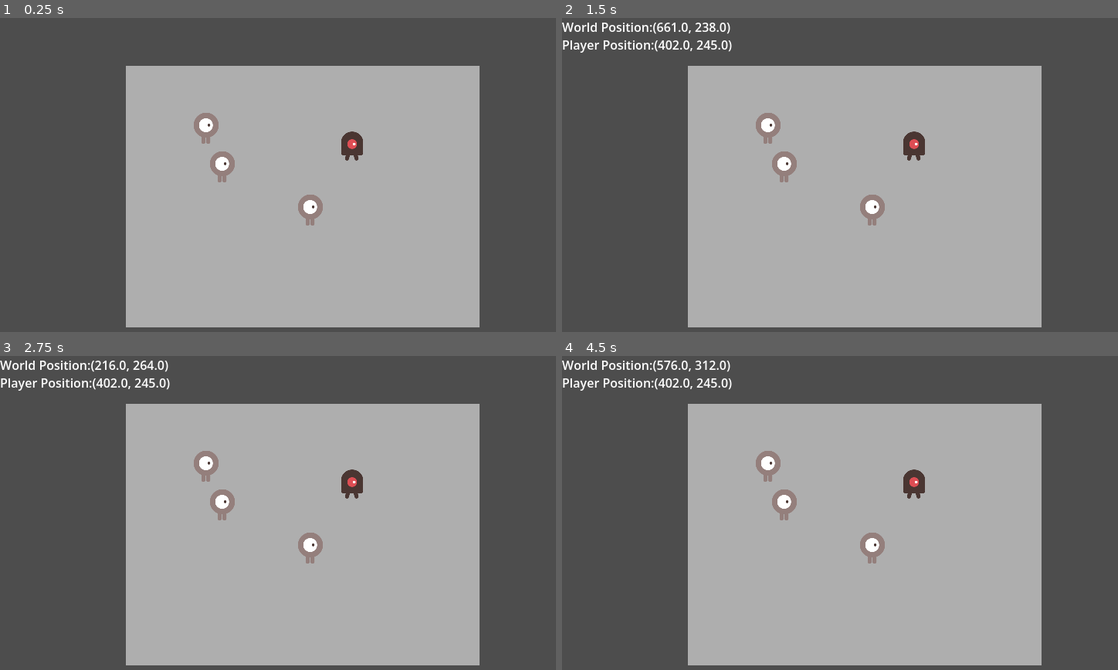
Above: before the commit, frames 1-4 (two rows, left to right).
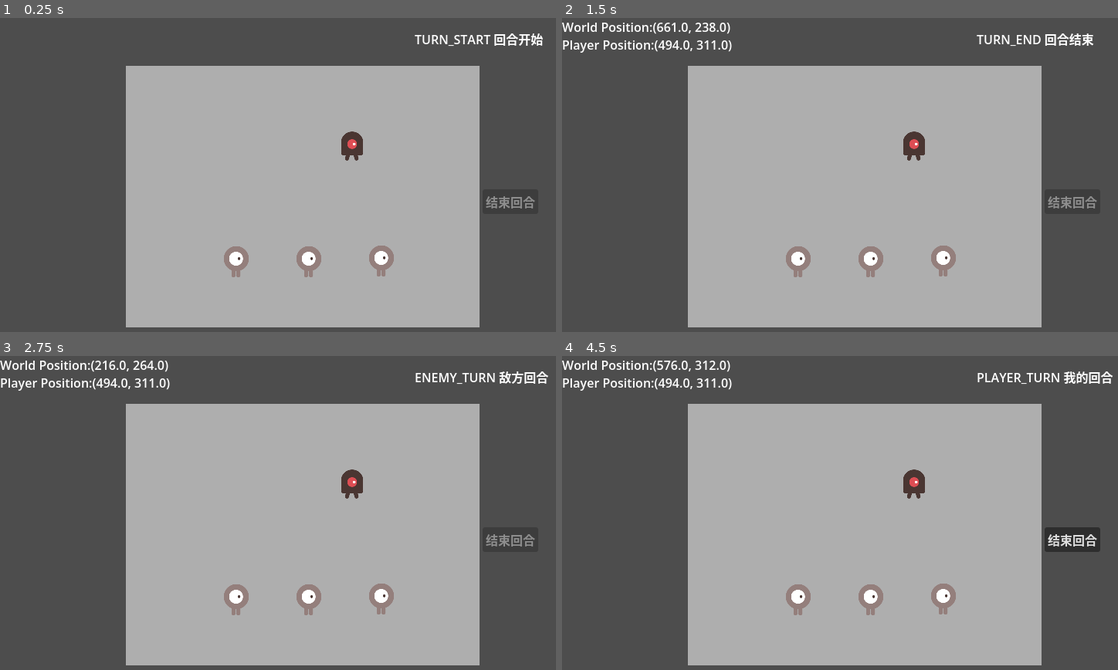
Above: after the commit, the same moments.

Repository: arrrr110/strike-shard
Game: Godot game, scene res://sences/main.tscn
Same seed, same stepped clock (60 frames per second), same inputs: the game is played once before the commit and once after it.
Inputs (mouse positions are in pixels of both pictures, inside the frame that each line leads up to):
- Up to frame 1 (0.25 s): no input
- Up to frame 2 (1.5 s): tap Enter at 0.5 s; move the mouse to (962, 184) at 0.52 s; click (962, 184) at 0.67 s; click (1073, 200) at 1.25 s, where only the run after the commit has a clickable "结束回合"
- Up to frame 3 (2.75 s): tap Space at 2 s; move the mouse to (166, 560) at 2.02 s; click (166, 560) at 2.17 s
- Up to frame 4 (4.5 s): tap Enter at 2.75 s; move the mouse to (895, 459) at 2.77 s; click (895, 459) at 2.92 s; move the mouse to (812, 616) at 3.52 s; click (812, 616) at 3.67 s; tap Space at 4.25 s; move the mouse to (1006, 597) at 4.27 s; click (1006, 597) at 4.42 s

The runs differ from the first frame. In frame 1, 2.4% of the frame differs, in the area x 34-98%, y 4-83%; in frame 2, 2.5%; in frame 3, 2.5%; in frame 4, 3.1%, in the area x 18-100%, y 4-83%.

Commit message:
回合机制建立，并更新设计文档

Diff:
--- /dev/null
+++ b/scripts/game_flow.gd
@@ -0,0 +1,249 @@
+extends Node
+
+## 回合阶段机。
+##
+## 阶段图（本期只做回合级；选中/蓄力仍归 TurnController 自己管，不是阶段）：
+##
+##   TURN_START ─(停留 1s + 全场静止)→ PLAYER_TURN
+##   PLAYER_TURN ─┬─(发射)→ MOTION ─(全场静止)→ PLAYER_TURN
+##                └─(点结束回合 且 全场静止)→ TURN_END
+##   TURN_END ─(停留 1s)→ ENEMY_TURN ─(停留 1s)→ TURN_START
+##
+## 两条来自 design/10-turn/DESIGN.md 的硬规矩：
+##   · 每物理帧至多推进一条边（红线 #3，用 if 不用 while），防帧内级联自激
+##   · 输入许可集中在这一处发放，棋子和选择层都不自行判断（决策 11）
+##
+## 本节点是回合状态的唯一持有者，对应 DESIGN.md 里 TurnContext + GameFlow 的位置。
+## 本期的回合瞬时量只有"发射边锁"和"结束回合意愿"两项。
+
+enum Phase { TURN_START, PLAYER_TURN, MOTION, TURN_END, ENEMY_TURN }
+
+const NO_TRANSITION := -1
+const PIECES_GROUP := &"pieces"
+
+const PHASE_NAMES := {
+	Phase.TURN_START: "TURN_START 回合开始",
+	Phase.PLAYER_TURN: "PLAYER_TURN 我的回合",
+	Phase.MOTION: "MOTION 移动碰撞",
+	Phase.TURN_END: "TURN_END 回合结束",
+	Phase.ENEMY_TURN: "ENEMY_TURN 敌方回合",
+}
+
+signal phase_changed(from_phase: int, to_phase: int)
+
+@export_group("节奏")
+## TURN_START / TURN_END / ENEMY_TURN 各自的停留时长。只为看得见，没有规则含义
+@export_range(0.0, 5.0, 0.1) var dwell_sec: float = 1.0
+
+@export_group("静止判定")
+## 线速度阈值（px/s）。与棋子自己的 rest_speed 对齐
+@export_range(0.0, 200.0, 1.0) var rest_lin_speed: float = 10.0
+## 角速度阈值（rad/s）。独立于线速度 —— 原地打转不算静止（spec 要求）
+@export_range(0.0, 20.0, 0.1) var rest_ang_speed: float = 0.5
+## 去抖：连续这么多物理帧都静止才算数。6 帧 @ 60Hz = 0.1 秒（constraints.md 的性能红线）
+@export_range(1, 60, 1) var rest_debounce_frames: int = 6
+## 超时兜底：等这么久还没静止就强制放行并报警（spec 要求，防死等）
+@export_range(0.0, 60.0, 0.5) var rest_timeout_sec: float = 8.0
+
+var phase: Phase = Phase.TURN_START
+
+## 发射边锁：TURN_START 打开，发射一次后关闭，到下一个 TURN_START 才重开。
+## 这是"边上的开关"，不是"剩余次数"计数器 —— 计数器必须在每条路径上记得扣减，
+## 漏一条路径就是一个可被绕过的 bug（设计文档决策 9）。
+var launch_available := false
+
+var _end_turn_requested := false
+var _launched_this_phase := false
+var _dwell := 0.0
+var _rest_frames := 0
+var _rest_wait := 0.0
+var _pieces: Array[Node] = [] # 热路径复用，每物理帧不分配容器
+
+var _turn_controller: Node = null
+var _phase_label: Label = null
+var _end_turn_button: Button = null
+
+
+func _ready() -> void:
+	add_to_group(&"game_flow")
+
+	# 本节点在 main.tscn 里排在最后，此时 StaticBody2D 那棵子树已经 ready，
+	# pieces 组（含 Mob）已经满了。
+	_pieces = get_tree().get_nodes_in_group(PIECES_GROUP)
+	_turn_controller = get_tree().get_first_node_in_group(&"turn_controller")
+	_phase_label = get_node_or_null("../LifeCycle") as Label
+	_end_turn_button = get_node_or_null("../EndTurnButton") as Button
+
+	if _end_turn_button != null:
+		_end_turn_button.pressed.connect(request_end_turn)
+	if _turn_controller != null and _turn_controller.has_signal(&"piece_launched"):
+		_turn_controller.piece_launched.connect(_on_piece_launched)
+
+	_enter(phase) # 开局停在 TURN_START，让玩家从头看到一整圈
+
+
+func _physics_process(delta: float) -> void:
+	_dwell += delta
+
+	# 至多一条边，用 if 不用 while（红线 #3）
+	var next := _poll(delta)
+	if next == NO_TRANSITION:
+		return
+
+	var from := phase
+	_leave(from)
+	phase = next
+	_enter(next)
+	phase_changed.emit(from, next)
+
+
+## 当前阶段的完成条件。未完成返回 NO_TRANSITION。
+func _poll(delta: float) -> int:
+	match phase:
+		Phase.TURN_START:
+			# 进新回合也要全场静止 —— 敌方棋子可能还没停稳
+			if _dwell >= dwell_sec and _board_at_rest(delta):
+				return Phase.PLAYER_TURN
+		Phase.PLAYER_TURN:
+			if _launched_this_phase:
+				_launched_this_phase = false
+				return Phase.MOTION
+			# 结束回合的意愿可能是在 MOTION 期间点的，所以在这个阶段才被兑现
+			if _end_turn_requested and _board_at_rest(delta):
+				return Phase.TURN_END
+		Phase.MOTION:
+			if _board_at_rest(delta):
+				return Phase.PLAYER_TURN
+		Phase.TURN_END:
+			if _dwell >= dwell_sec:
+				return Phase.ENEMY_TURN
+		Phase.ENEMY_TURN:
+			if _dwell >= dwell_sec:
+				return Phase.TURN_START
+	return NO_TRANSITION
+
+
+func _enter(p: Phase) -> void:
+	_dwell = 0.0
+	_rest_frames = 0
+	_rest_wait = 0.0 # 静止等待按阶段各自计时，免得上个阶段的等待算到这个阶段头上
+
+	match p:
+		Phase.TURN_START:
+			launch_available = true # 发射边重新打开
+		Phase.TURN_END:
+			_end_turn_requested = false # 意愿被兑现了，清掉
+
+	_update_button()
+	_update_label()
+
+
+func _leave(p: Phase) -> void:
+	if p == Phase.PLAYER_TURN and _turn_controller != null and is_instance_valid(_turn_controller):
+		# 离开我的回合就清掉选中/蓄力。否则会出现"棋子停在蓄力态、但已经进了敌方回合"
+		# 这种悬挂状态 —— 玩家选中棋子后直接点结束回合时，没有任何东西在动，
+		# 静止闸门会立刻放行。
+		_turn_controller.clear_selection()
+
+
+# ---------- 对外 ----------
+
+## 操作许可：只有"我的回合"且本回合还没发射过，才允许选中/蓄力。
+## TurnController 每次按下左键前问一句（spec："操作许可由阶段机发放"）。
+func can_operate_pieces() -> bool:
+	return phase == Phase.PLAYER_TURN and launch_available
+
+
+## 请求结束回合。按钮和 headless 探针都走这里。
+## 只记下意愿、不直接切阶段 —— 真正的切换由 PLAYER_TURN 的完成条件在"全场静止"
+## 满足时执行。这样"任何时候都能点、但静止后才真的走"就自然成立，不需要额外的等待态。
+func request_end_turn() -> void:
+	if phase == Phase.PLAYER_TURN or phase == Phase.MOTION:
+		_end_turn_requested = true
+
+
+# ---------- 卡牌装载（占位） ----------
+#
+# 回合机制的三个环节之一是"卡牌装载"：卡牌可以装载到角色上，也可以由玩家直接使用。
+# 机制本身由 design/30-card/PRD.md 独立设计，这里只留落点，**尚未实现**。
+#
+# 为什么放在阶段机上：出牌是 PLAYER_TURN 枢纽上的**动作**（不切阶段），
+# 而"此刻允不允许操作"也由阶段机发放，所以接口放这里最容易找到。
+#
+# 实现时三条不能破（写在这里免得以后忘）：
+#   · 它是动作，MUST NOT 引起阶段切换
+#   · 它 MUST NOT 把"每回合一次发射"变成可累加的次数资源
+#   · 0 费卡使"还能操作"永不为空，所以回合结束只能由按钮显式声明
+
+
+## 玩家直接使用一张牌。返回是否真的打出了。
+func play_card(_card: Variant) -> bool:
+	push_warning("GameFlow.play_card 尚未实现，见 design/30-card/PRD.md")
+	return false
+
+
+## 把一张牌装载到一枚角色上。返回是否装载成功。
+func load_card(_card: Variant, _piece: Node) -> bool:
+	push_warning("GameFlow.load_card 尚未实现，见 design/30-card/PRD.md")
+	return false
+
+
+# ---------- 内部 ----------
+
+func _on_piece_launched(_piece: Node) -> void:
+	launch_available = false # 边锁关上，本回合不能再选任何棋子
+	_launched_this_phase = true
+
+
+func _update_button() -> void:
+	if _end_turn_button == null:
+		return
+	# 我的回合和移动碰撞期间都能点。点了只是记下意愿，不会立刻切阶段
+	_end_turn_button.disabled = phase != Phase.PLAYER_TURN and phase != Phase.MOTION
+
+
+func _update_label() -> void:
+	if _phase_label != null:
+		_phase_label.text = str(PHASE_NAMES.get(phase, "?"))
+
+
+## 全场静止：所有棋子的线速度与角速度各自低于阈值，且连续 N 个物理帧都如此。
+##
+## 去抖是必须的：碰撞瞬间速度会恰好过零，单帧判定会误判（spec 明确要求）。
+## 角速度用独立阈值：线速度接近 0 但还在原地打转不算静止。
+## 每物理帧调用，_pieces 在 _ready 里缓存，热路径上不分配容器。
+##
+##（文档规划的是独立的 scripts/core/utils/board_query.gd，这一版先放在这里，
+##  等 HIT_SETTLE / ZOC_SETTLE 那批一起拆出去。）
+func _board_at_rest(delta: float) -> bool:
+	_rest_wait += delta
+
+	var lin_sq := rest_lin_speed * rest_lin_speed
+	var moving: RigidBody2D = null
+	for node in _pieces:
+		if not is_instance_valid(node):
+			continue
+		var body := node as RigidBody2D
+		if body == null:
+			continue
+		if body.linear_velocity.length_squared() > lin_sq or absf(body.angular_velocity) > rest_ang_speed:
+			moving = body
+			break
+
+	if moving == null:
+		_rest_frames += 1
+		if _rest_frames < rest_debounce_frames:
+			return false
+		_rest_frames = 0
+		_rest_wait = 0.0
+		return true
+
+	_rest_frames = 0 # 有东西重新动起来，去抖计数归零重来
+	if rest_timeout_sec > 0.0 and _rest_wait >= rest_timeout_sec:
+		# 超时兜底：强制放行，但要留下能排查的线索
+		push_warning("静止判定超时 %.1fs，强制放行。仍在动的是 %s（线速度 %.1f，角速度 %.2f）" % [
+			_rest_wait, moving.name, moving.linear_velocity.length(), moving.angular_velocity])
+		_rest_wait = 0.0
+		_rest_frames = 0
+		return true
+	return false
--- a/scripts/turn_controller.gd
+++ b/scripts/turn_controller.gd
@@ -15,8 +15,16 @@
 
 const PIECES_GROUP := &"pieces"
 
+## 真的发射出去了一枚棋子（松手且蓄力值大于 0）。阶段机靠它关上"发射边锁"。
+signal piece_launched(piece: Node2D)
+
 ## 当前被选中的棋子（全盘唯一）。null 表示没有选中任何棋子。
 var selected_piece: Node2D = null
+
+## 阶段机（见 scripts/game_flow.gd）。**延迟到第一次用到时才去找** ——
+## TurnController 在 main.tscn 里排在 GameFlow 之前，_ready 那会儿 GameFlow 还没进组。
+## 找不到就当作永远允许操作，这样不建 GameFlow 的 headless 探针照样能把棋子逻辑单独跑起来。
+var _game_flow: Node = null
 
 
 func _ready() -> void:
@@ -42,6 +50,8 @@
 ## 但点在别的棋子上**照样开始蓄力** —— 瞄准的时候鼠标经常会压到别的棋子，
 ## 那时候不让蓄力就没法瞄了。
 func handle_left_press(mouse: Vector2) -> void:
+	if not _can_operate():
+		return
 	var hit := _pick(mouse)
 	if selected_piece == null:
 		if hit != null:
@@ -52,9 +62,27 @@
 
 ## 左键松开。真的发射出去了才交还选择权；落空的点击不取消选中
 ## （否则第一次"点选"的松开就会立刻把刚选中的棋子取消掉）。
+##
+## 门槛只加在"按下"上，不加在这里：已经合法开始的蓄力必须能正常结束，
+## 否则棋子会卡在蓄力态。
 func handle_left_release() -> void:
-	if selected_piece != null and selected_piece.release_charge():
+	if selected_piece == null:
+		return
+	var launching: Node2D = selected_piece
+	if launching.release_charge():
 		clear_selection()
+		piece_launched.emit(launching)
+
+
+## 操作许可由阶段机发放（spec："棋子 MUST NOT 自行判断当前是否可被操作"）。
+## 问不到阶段机时放行 —— headless 探针不建 GameFlow，棋子逻辑要能独立验证。
+## 这不是鼠标热路径（每次按下左键才问一次），所以现找即可，不必缓存。
+func _can_operate() -> bool:
+	if _game_flow == null or not is_instance_valid(_game_flow):
+		_game_flow = get_tree().get_first_node_in_group(&"game_flow")
+		if _game_flow == null:
+			return true
+	return _game_flow.can_operate_pieces()
 
 
 ## 选中一枚棋子。调用方只会在"当前没有选中者"时调它；
--- a/sences/main.tscn
+++ b/sences/main.tscn
@@ -3,7 +3,8 @@
 [ext_resource type="Script" uid="uid://k5fey4xhuevh" path="res://scripts/tile_map_layer.gd" id="1_r4dii"]
 [ext_resource type="PackedScene" uid="uid://5shhm87diwlp" path="res://sences/mob.tscn" id="2_r4dii"]
 [ext_resource type="PackedScene" uid="uid://byyq5iurtpnv4" path="res://sences/player.tscn" id="3_mqxhw"]
-[ext_resource type="Script" path="res://scripts/turn_controller.gd" id="4_turnctl"]
+[ext_resource type="Script" uid="uid://b03m4oh46th1s" path="res://scripts/turn_controller.gd" id="4_turnctl"]
+[ext_resource type="Script" uid="uid://de16r7d3ar80" path="res://scripts/game_flow.gd" id="5_gameflow"]
 
 [sub_resource type="TileSet" id="TileSet_ig7tw"]
 
@@ -48,10 +49,10 @@
 physics_material_override = SubResource("PhysicsMaterial_6strp")
 
 [node name="Player3" parent="StaticBody2D" unique_id=1811015880 instance=ExtResource("3_mqxhw")]
-position = Vector2(267, 139)
+position = Vector2(306, 312)
 
 [node name="Player2" parent="StaticBody2D" unique_id=1960507198 instance=ExtResource("3_mqxhw")]
-position = Vector2(288, 189)
+position = Vector2(400, 312)
 
 [node name="AimLine" type="Line2D" parent="StaticBody2D" unique_id=1343671260]
 width = 3.0
@@ -61,7 +62,7 @@
 position = Vector2(456, 166)
 
 [node name="Player1" parent="StaticBody2D" unique_id=1645509998 instance=ExtResource("3_mqxhw")]
-position = Vector2(402, 245)
+position = Vector2(494, 311)
 
 [node name="top" type="CollisionShape2D" parent="StaticBody2D" unique_id=989764099]
 position = Vector2(385, 61)
@@ -79,11 +80,21 @@
 position = Vector2(161, 228)
 shape = SubResource("WorldBoundaryShape2D_ig7tw")
 
-[node name="TurnController" type="Node2D" parent="."]
+[node name="TurnController" type="Node2D" parent="." unique_id=1231955802]
 script = ExtResource("4_turnctl")
 
-[node name="LifeCycle" type="Control" parent="." unique_id=1652116568]
-layout_mode = 3
-anchors_preset = 0
-offset_right = 40.0
-offset_bottom = 40.0
+[node name="LifeCycle" type="Label" parent="." unique_id=842215590]
+offset_left = 537.0
+offset_top = 15.0
+offset_right = 708.0
+offset_bottom = 52.0
+
+[node name="EndTurnButton" type="Button" parent="." unique_id=2093389375]
+offset_left = 625.0
+offset_top = 222.0
+offset_right = 697.0
+offset_bottom = 253.0
+text = "结束回合"
+
+[node name="GameFlow" type="Node" parent="." unique_id=1744399887]
+script = ExtResource("5_gameflow")
--- a/sences/mob.tscn
+++ b/sences/mob.tscn
@@ -2,9 +2,13 @@
 
 [ext_resource type="Texture2D" uid="uid://dyosrjvgu4txh" path="res://dodge_the_creeps_2d_assets/art/enemyWalking_1.png" id="1_nokgg"]
 [ext_resource type="Texture2D" uid="uid://dg0suf118rea6" path="res://dodge_the_creeps_2d_assets/art/enemyWalking_2.png" id="2_ubaqv"]
+[ext_resource type="Script" path="res://scripts/player.gd" id="3_playergd"]
+
+[sub_resource type="PhysicsMaterial" id="PhysicsMaterial_mob"]
+bounce = 0.8
 
 [sub_resource type="CircleShape2D" id="CircleShape2D_6strp"]
-radius = 14.142136
+radius = 16.03122
 
 [sub_resource type="SpriteFrames" id="SpriteFrames_joqdt"]
 animations = [{
@@ -21,7 +25,11 @@
 }]
 
 [node name="Mob" type="RigidBody2D" unique_id=1811971316]
+physics_material_override = SubResource("PhysicsMaterial_mob")
 gravity_scale = 0.0
+linear_damp_mode = 1
+script = ExtResource("3_playergd")
+controllable = false
 
 [node name="CollisionShape2D" type="CollisionShape2D" parent="." unique_id=2045435801]
 shape = SubResource("CircleShape2D_6strp")
Not shown, added: scripts/game_flow.gd.uid
Not shown, removed: design/.DS_Store
Not shown, changed: design/00-overview/constraints.md
Not shown, changed: design/00-overview/glossary.md
Not shown, changed: design/10-turn/DESIGN.md
Not shown, changed: design/10-turn/PRD.md
Not shown, changed: design/20-character/PRD.md
Not shown, changed: design/30-card/PRD.md
Not shown, changed: design/40-physics/freeze-and-pause.md
Not shown, changed: design/50-presentation/timeline-and-markers.md
Not shown, changed: design/README.md
